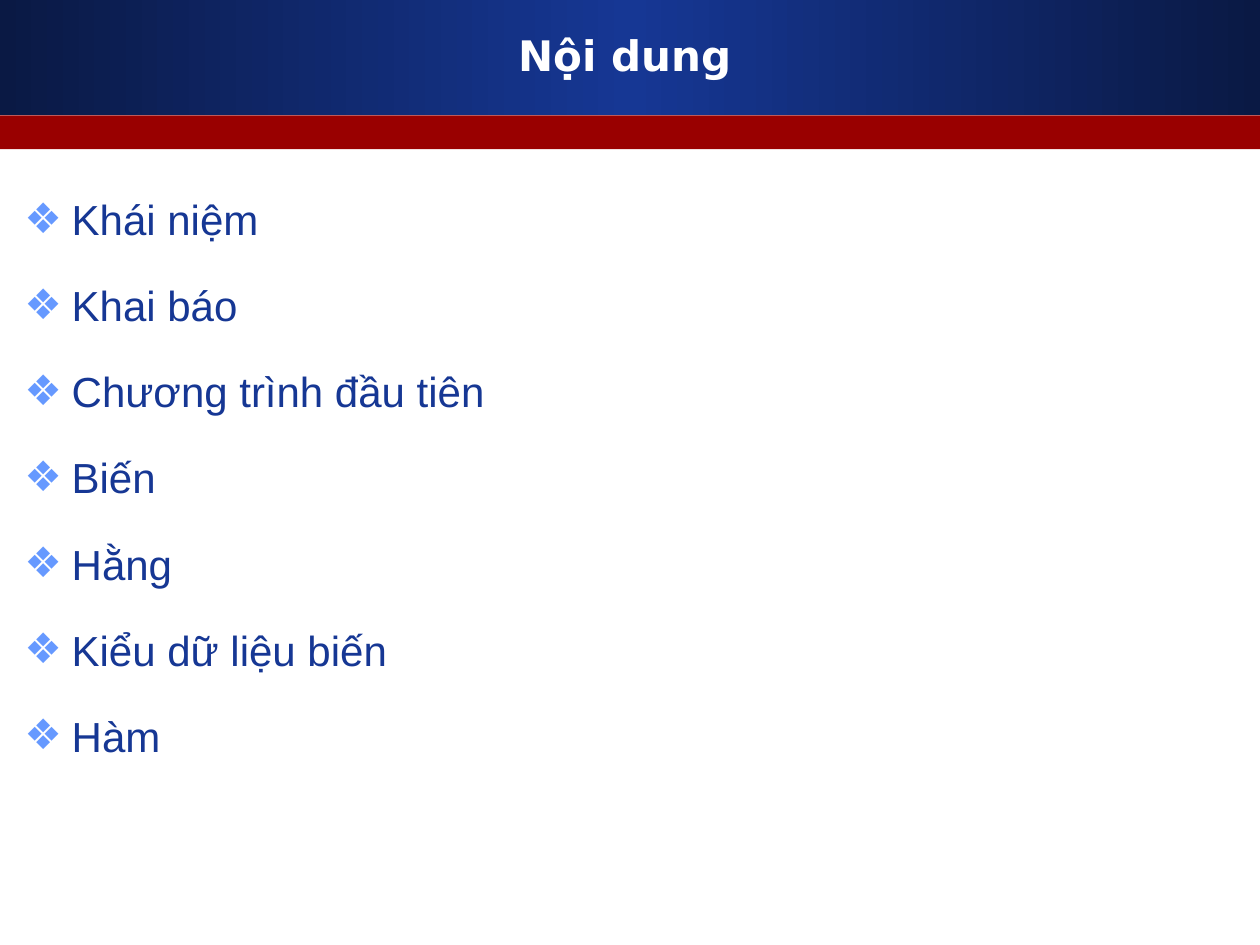
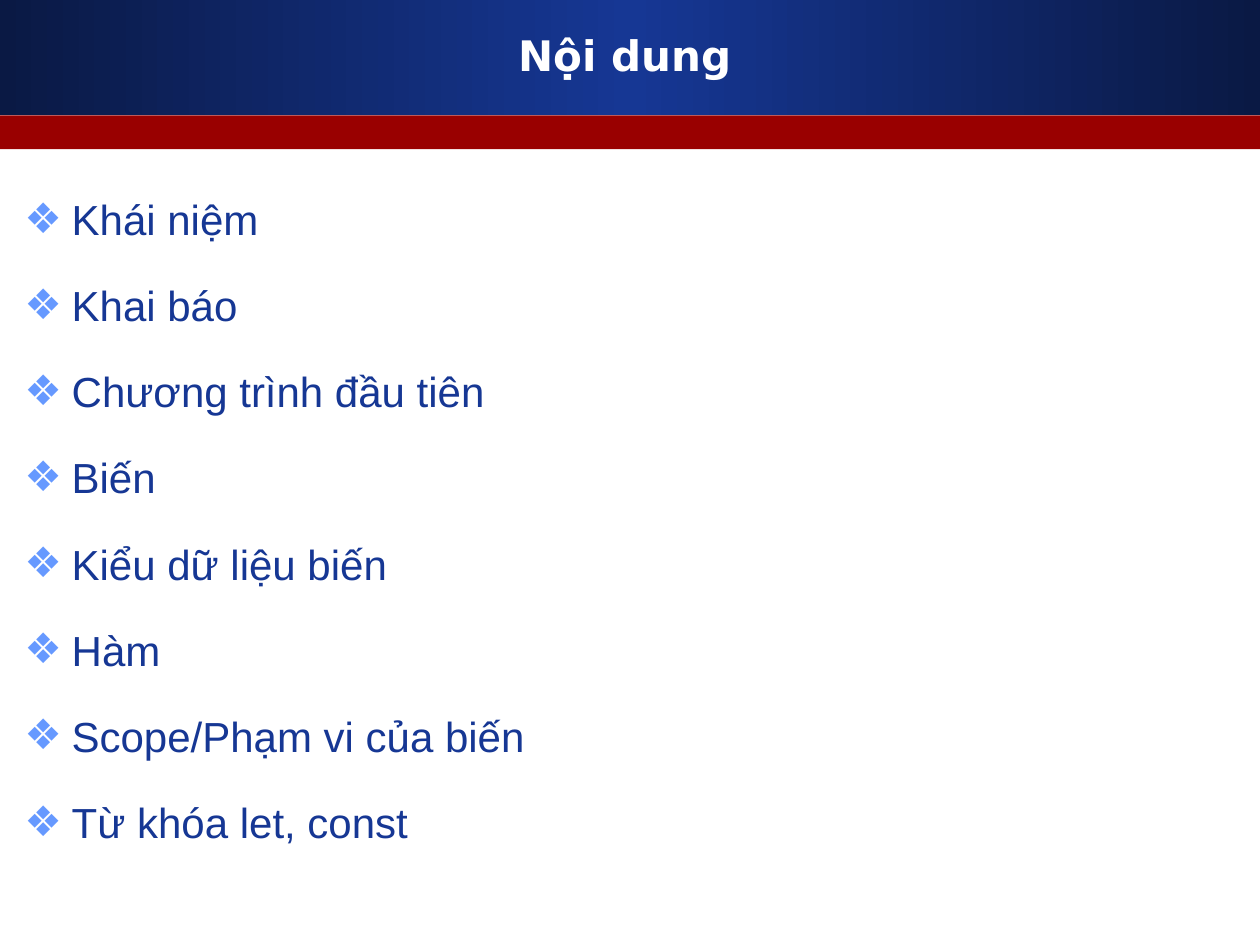
Before and after one commit to nguyenvietmanhit/PHP0921E2_SKDA, a slide deck: slide 2 of Day03_CD2_Javascript_Basic_1/Slides/1_Javascript_can_ban_phan_1.ppt. Drawn at 1260x945 pixels with LibreOffice and Linux fonts; fonts in the diff are those of the drawing. Boxes give left, top, right and bottom in pixels: in the first picture for what was removed or moved away, otherwise in the second. Text is boxed around its words. In the diff, an @@ line names an element or a change of style, - is before the commit and + after.

```diff
--- a/Day03_CD2_Javascript_Basic_1/Slides/1_Javascript_can_ban_phan_1.ppt
+++ b/Day03_CD2_Javascript_Basic_1/Slides/1_Javascript_can_ban_phan_1.ppt
@@ text at [72, 546, 172, 588]: paragraph removed @@
-❖ Hằng
@@ text at [72, 719, 524, 844]: paragraphs added @@
+❖ Scope/Phạm vi của biến
+❖ Từ khóa let, const
```
Also in this commit, not shown: 3 other slides changed, 5 slides added, 1 slide removed, 1 other file.
